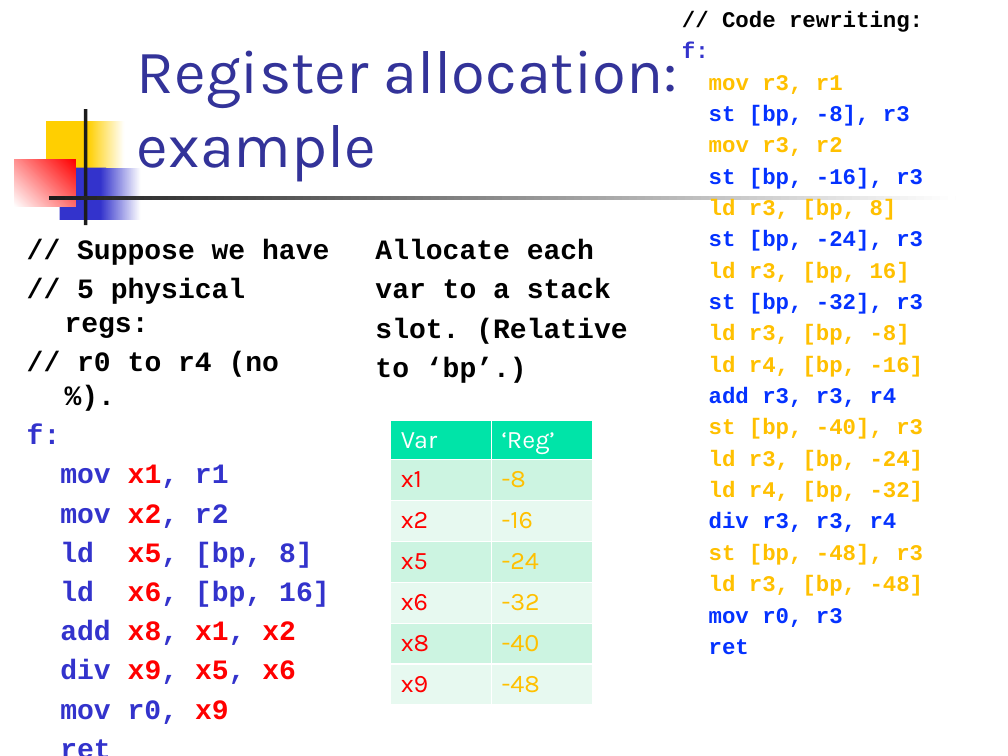
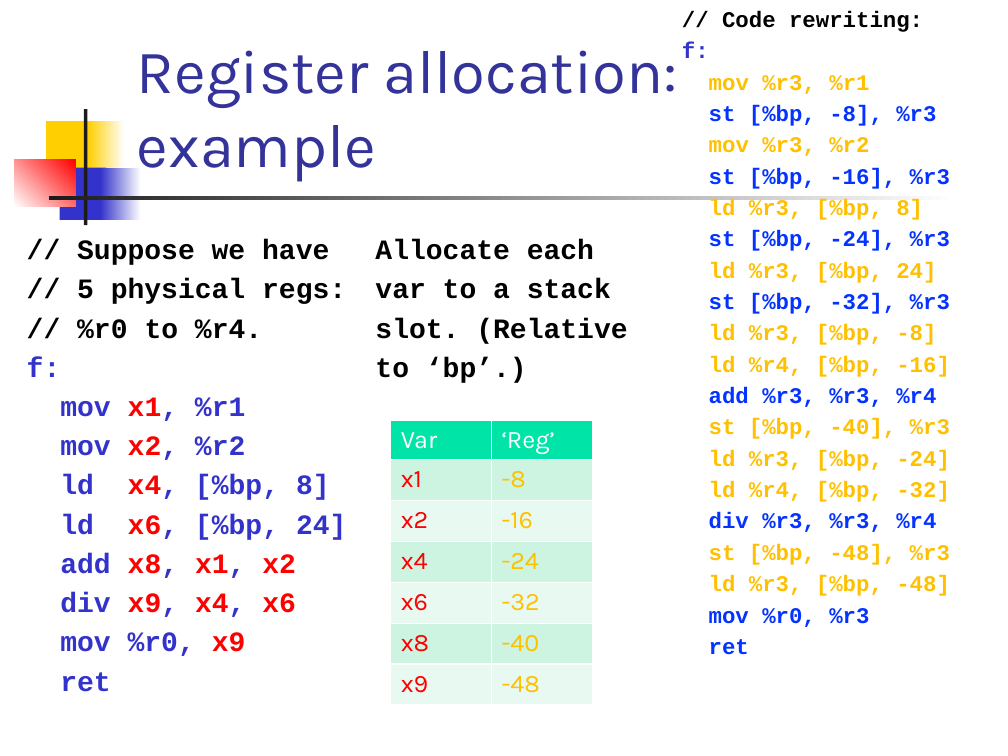
Before and after one commit to csslab-ustc/csslab-ustc.github.io, a slide deck: slide 12 of courses/compiler/slides/lec17-reg-alloc-local.pptx. Drawn at 1008x756 pixels with LibreOffice and Linux fonts; fonts in the diff are those of the drawing. Boxes give left, top, right and bottom in pixels: in the first picture for what was removed or moved away, otherwise in the second. Text is boxed around its words. In the diff, an @@ line names an element or a change of style, - is before the commit and + after.

```diff
--- a/courses/compiler/slides/lec17-reg-alloc-local.pptx
+++ b/courses/compiler/slides/lec17-reg-alloc-local.pptx
@@ text at (x1=709, y1=75, x2=950, y2=627): text changed @@
-mov r3, r1
-st [bp, -8], r3
-mov r3, r2
-st [bp, -16], r3
-ld r3, [bp, 8]
-st [bp, -24], r3
-ld r3, [bp, 16]
-st [bp, -32], r3
-ld r3, [bp, -8]
-ld r4, [bp, -16]
-add r3, r3, r4
-st [bp, -40], r3
-ld r3, [bp, -24]
-ld r4, [bp, -32]
-div r3, r3, r4
-st [bp, -48], r3
-ld r3, [bp, -48]
-mov r0, r3
+mov %r3, %r1
+st [%bp, -8], %r3
+mov %r3, %r2
+st [%bp, -16], %r3
+ld %r3, [%bp, 8]
+st [%bp, -24], %r3
+ld %r3, [%bp, 24]
+st [%bp, -32], %r3
+ld %r3, [%bp, -8]
+ld %r4, [%bp, -16]
+add %r3, %r3, %r4
+st [%bp, -40], %r3
+ld %r3, [%bp, -24]
+ld %r4, [%bp, -32]
+div %r3, %r3, %r4
+st [%bp, -48], %r3
+ld %r3, [%bp, -48]
+mov %r0, %r3
@@ text at (x1=77, y1=319, x2=262, y2=339): text changed @@
-// r0 to r4 (no %).
+// %r0 to %r4.
@@ text at (x1=60, y1=397, x2=346, y2=540): text changed @@
-mov x1, r1
-mov x2, r2
-ld x5, [bp, 8]
-ld x6, [bp, 16]
+mov x1, %r1
+mov x2, %r2
+ld x4, [%bp, 8]
+ld x6, [%bp, 24]
@@ table at (x1=391, y1=420, x2=593, y2=706) @@
-row 4, column 1: x5
+row 4, column 1: x4
@@ text at (x1=60, y1=592, x2=296, y2=656): text changed @@
-div x9, x5, x6
-mov r0, x9
+div x9, x4, x6
+mov %r0, x9
```
Also in this commit, not shown: 11 other slides changed, 12 slides added, 2 slides removed, 6 other files.
